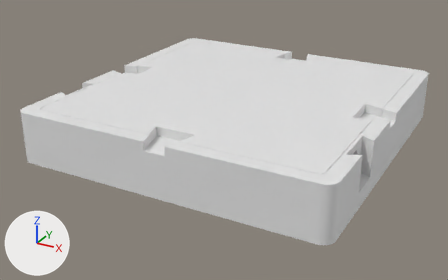
Two versions of the glTF model modelos/rede2a.glb, one commit apart.
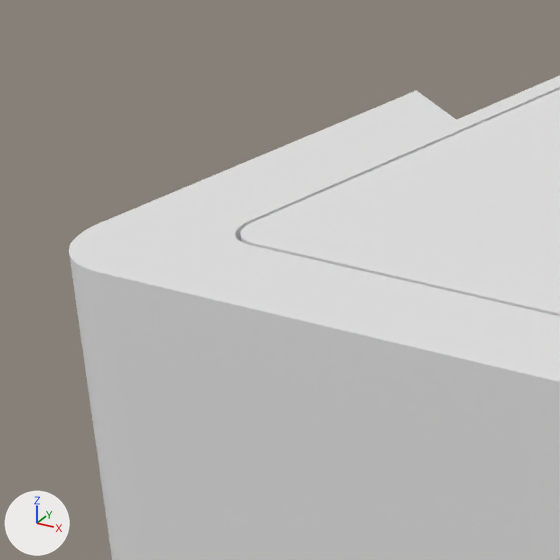
The first picture shows the older version from a 50 mm camera at (151.8, -243.9, 91.2) aimed at (51.6, -61.7, 0.1). The close-ups show the older and then the newer version on the part from 3% to 18% of the width and 29% to 53% of the height of that picture. Only the edits that show in the close-ups are written down. The lights are fixed; the arrows at lower left show +X, +Y and +Z.

Objects in the first close-up: 'acr__tampa_acrilico', 'corpo__corpo'.
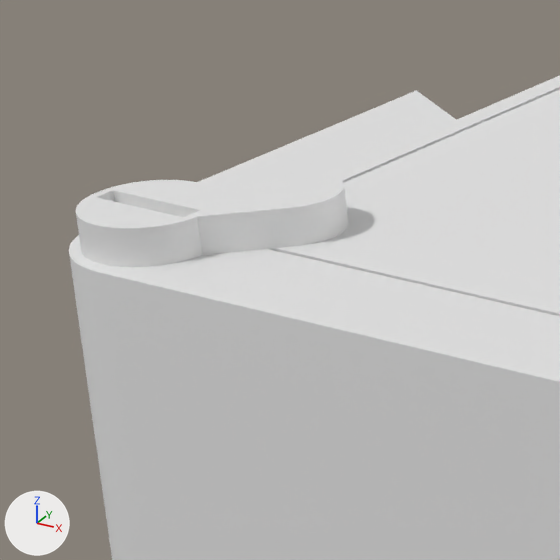
Pixel boxes [x1, y1, x2, y2] of what changed, in the close-ups (560 x 560 px):
'verde__presilha_tampa_acrilico_0', added
    after: [76, 173, 349, 267]

Patch to the scene script:
```diff
--- a/modelos/rede2a.glb.py
+++ b/modelos/rede2a.glb.py
@@ me_verde__presilha_tampa_acrilico_0 @@
+me_verde__presilha_tampa_acrilico_0.from_pydata(...)  # 441 vertices, 878 faces; spans x 0.7..9.22, y -109.3..-100.78, z 13.4..19.6
@@ ob_verde__presilha_tampa_acrilico_0 @@
+ob_verde__presilha_tampa_acrilico_0 = bpy.data.objects.new('verde__presilha_tampa_acrilico_0', me_verde__presilha_tampa_acrilico_0)
+ob_verde__presilha_tampa_acrilico_0.location = (0.0, 0.0, 0.0)
```
